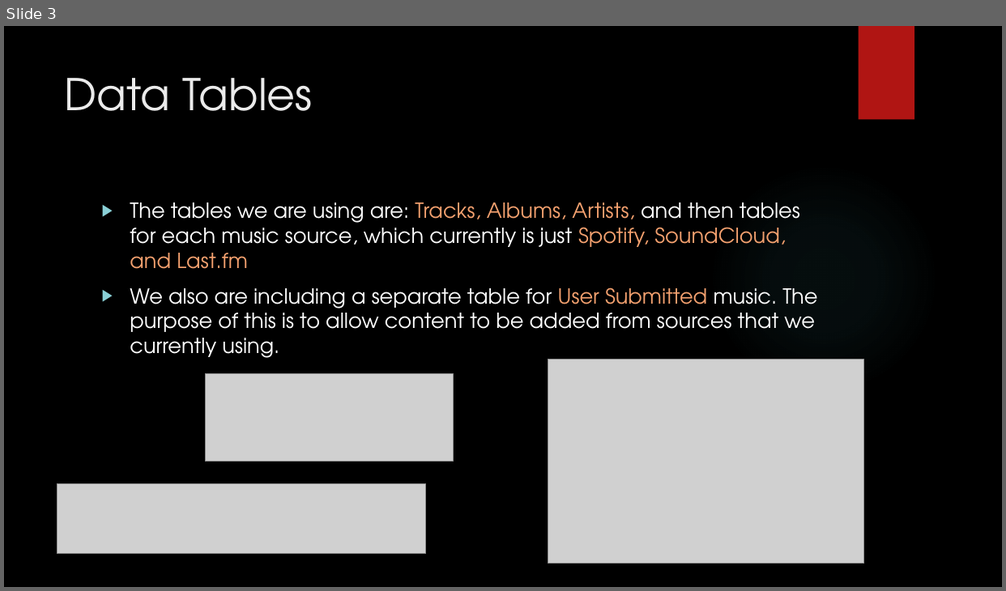
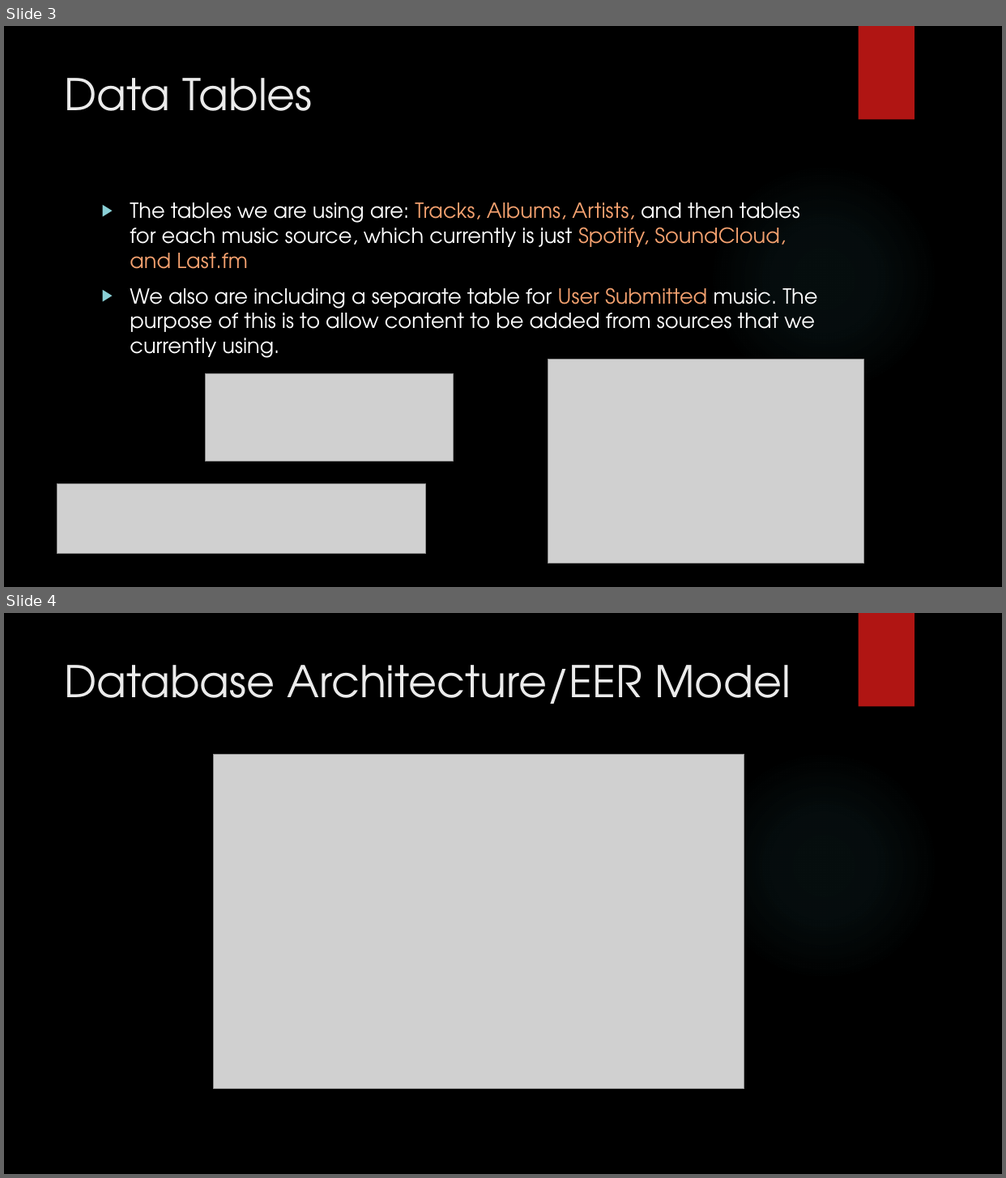
Before and after one commit to manningc13/SongAtlas, a slide deck: SongAtlasPresentation.pptx. Shown one above the other, each under a label of ours: slide 3 before the commit, slides 3 and 4 after it. The pictures are 1006x591 and 1006x1178 pixels, drawn with LibreOffice and Linux fonts; fonts in the diff are those of the drawing; grey boxes stand for pictures; background and template pictures are left out. Boxes give left, top, right and bottom in pixels: in the first picture for what was removed or moved away, otherwise in the second. Text is boxed around its words. In the diff, an @@ line names an element or a change of style, - is before the commit and + after.

```diff
--- a/SongAtlasPresentation.pptx
+++ b/SongAtlasPresentation.pptx
@@ slide 4 added at (4,613,1002,1174), background picture (left out); not listed: 2 template elements that a slide beside it also shows @@
@@ title added at (65,665,791,704), 42 pt, text #EBEBEB @@
+Database Architecture/EER Model
@@ picture added at (214,755,744,1089) @@
```
Also in this commit, not shown: 1 slide changed, 1 other slide added.
